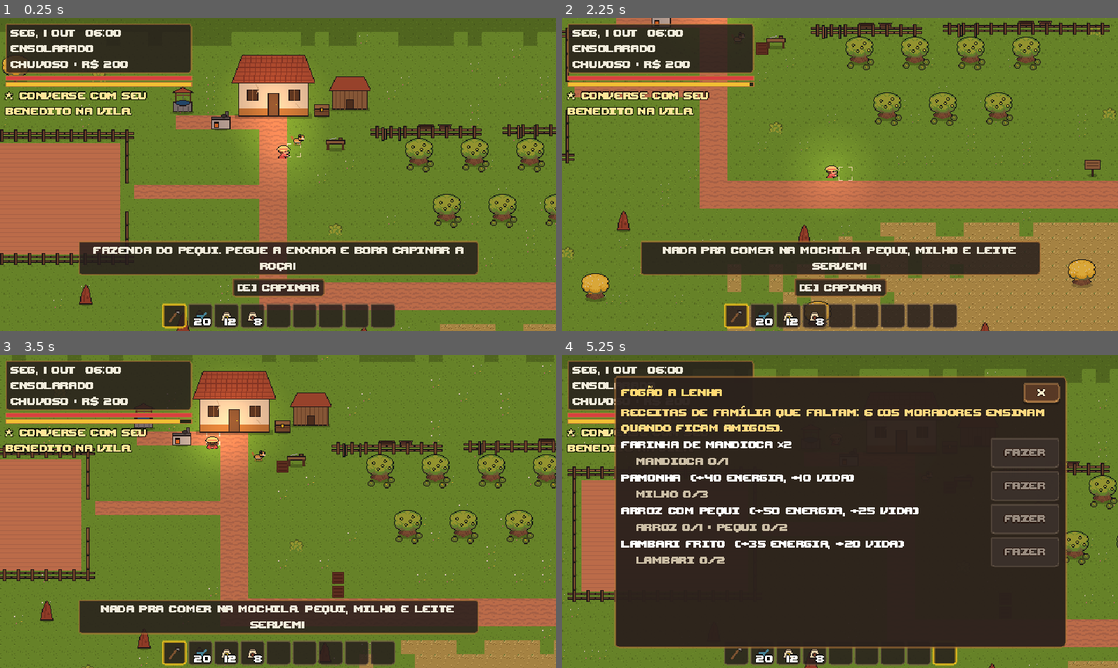
Above: before the commit, frames 1-4 (two rows, left to right).
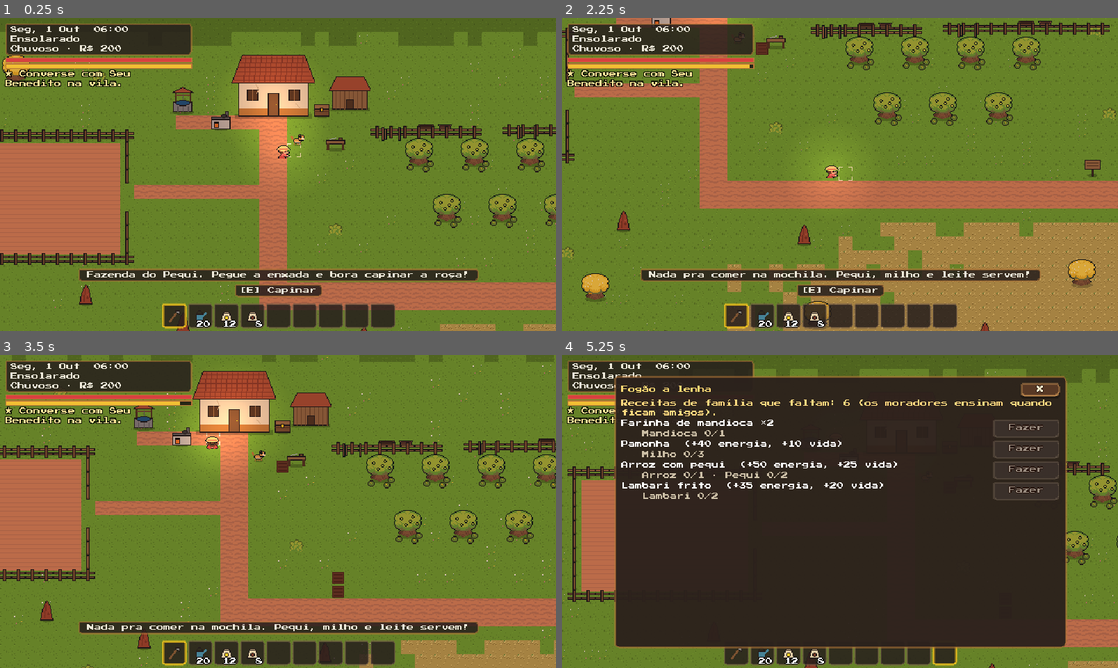
Above: after the commit, the same moments.

Repository: Carttocci/vale-do-pequi
Game: Godot game, scene res://tests/test_runner.tscn
Same seed, same stepped clock (60 frames per second), same inputs: the game is played once before the commit and once after it. This scene is started directly instead of the project's main scene.
Inputs (mouse positions are in pixels of both pictures, inside the frame that each line leads up to):
- Up to frame 1 (0.25 s): no input
- Up to frame 2 (2.25 s): tap Enter at 0.5 s; move the mouse to (962, 158) at 0.52 s; hold D (move_right) 0.53-1.25 s; hold F (attack) 0.53-1.25 s; click (962, 158) at 0.67 s; drag from (728, 190) to (834, 115) at 1.27 s; move the mouse to (895, 105) at 2.02 s; hold D (move_right) from 2.03 s (still down); hold Q (eat) from 2.03 s (still down)
- Up to frame 3 (3.5 s): release D (move_right) at 2.75 s; release Q (eat) at 2.75 s; drag from (250, 574) to (161, 364) at 2.77 s
- Up to frame 4 (5.25 s): move the mouse to (1006, 558) at 3.52 s; hold A (move_left) 3.53-4.25 s; hold Mouse wheel up (hotbar_prev) 3.53-4.25 s; tap M (map) at 4.15 s; drag from (673, 464) to (795, 442) at 4.27 s; move the mouse to (867, 511) at 5.02 s; hold S (move_down) from 5.03 s (still down); hold J (journal) from 5.03 s (still down); click (867, 511) at 5.17 s

The runs differ from the first frame. In frame 1, 14% of the frame differs, in the area x 0-87%, y 2-99%; in frame 2, 14%; in frame 3, 11%; in frame 4, 10%.

Commit message:
Press Start 2P no texto do jogo, Upheaval só no título; versão 1.4.7

Diff:
--- a/assets/ui/tema.tres
+++ b/assets/ui/tema.tres
@@ -1,6 +1,6 @@
 [gd_resource type="Theme" load_steps=8 format=3]
 
-[ext_resource type="FontFile" path="res://assets/fonts/Upheaval.ttf" id="1"]
+[ext_resource type="FontFile" path="res://assets/fonts/PressStart2P.ttf" id="1"]
 
 [sub_resource type="StyleBoxFlat" id="btn_normal"]
 content_margin_left = 10.0
@@ -90,7 +90,7 @@
 
 [resource]
 default_font = ExtResource("1")
-default_font_size = 20
+default_font_size = 8
 Button/colors/font_color = Color(0.98, 0.93, 0.8, 1)
 Button/colors/font_hover_color = Color(1, 0.86, 0.42, 1)
 Button/colors/font_pressed_color = Color(1, 0.86, 0.42, 1)
--- a/project.godot
+++ b/project.godot
@@ -7,7 +7,7 @@
 
 config/name="Vale do Pequi"
 config/description="Simulação de vida rural e Action RPG no Cerrado goiano."
-config/version="1.4.6"
+config/version="1.4.7"
 run/main_scene="res://scenes/title/title.tscn"
 config/features=PackedStringArray("4.3", "GL Compatibility")
 boot_splash/bg_color=Color(0.15, 0.12, 0.11, 1)
--- a/scripts/core/settings.gd
+++ b/scripts/core/settings.gd
@@ -27,6 +27,13 @@
 const DISPLAY_GRID := 20
 
 
+## Texto de destaque menor (botões do menu, nome do chefe, cabeçalho): a fonte
+## do jogo no dobro do tamanho (16), sempre nítida.
+func big_font(c: Control) -> void:
+    c.add_theme_font_override("font", preload("res://assets/fonts/PressStart2P.ttf"))
+    c.add_theme_font_size_override("font_size", 16)
+
+
 ## Põe a fonte de destaque num controle, no múltiplo de 20 mais perto de `size`.
 func display_font(c: Control, size: int = DISPLAY_GRID) -> void:
     c.add_theme_font_override("font", FONT_DISPLAY)
@@ -59,11 +66,11 @@
     c.add_theme_font_size_override("font_size", _grid_size(size))
 
 
-## A fonte do jogo (Upheaval) é de grade de 20 px: nítida em 20. O jogador pode
-## escolher menor nas Opções (TEXT_SIZES); abaixo de 20 as letras perdem pixel.
-## O que já era enorme (título) vai pra 40/60.
-const TEXT_SIZES := [10, 12, 14, 16, 18, 20]
-var text_size: int = 16
+## A fonte do texto (Press Start 2P) é de grade de 8 px: nítida em 8 e 16.
+## O jogador escolhe nas Opções (TEXT_SIZES). O que já era enorme vai pra 40/60.
+const TEXT_GRID := 8
+const TEXT_SIZES := [8, 16]
+var text_size: int = TEXT_GRID
 
 
 func _grid_size(size: int) -> int:
@@ -72,7 +79,7 @@
 
 ## Muda o tamanho de todo texto do jogo na hora (Opções → Letra).
 func set_text_size(v: int) -> void:
-    text_size = clampi(v, TEXT_SIZES[0], DISPLAY_GRID)
+    text_size = 16 if v >= 12 else TEXT_GRID
     _apply_text_size()
     save_settings()
 
@@ -132,7 +139,7 @@
         show_quest_hint = bool(cfg.get_value("jogo", "dica_missao", show_quest_hint))
         camera_zoom = clampf(float(cfg.get_value("jogo", "zoom", camera_zoom)), ZOOM_MIN, ZOOM_MAX)
         zoom_touched = bool(cfg.get_value("jogo", "zoom_mexido", false))
-        text_size = clampi(int(cfg.get_value("jogo", "letra", text_size)), TEXT_SIZES[0], DISPLAY_GRID)
+        text_size = 16 if int(cfg.get_value("jogo", "letra", text_size)) >= 12 and int(cfg.get_value("jogo", "letra_fonte", 0)) == 2 else TEXT_GRID
     var theme := ThemeDB.get_project_theme()
     if theme:
         theme.default_font_size = text_size
@@ -146,6 +153,7 @@
     cfg.set_value("jogo", "dica_missao", show_quest_hint)
     cfg.set_value("jogo", "zoom", camera_zoom)
     cfg.set_value("jogo", "letra", text_size)
+    cfg.set_value("jogo", "letra_fonte", 2)  # 2 = Press Start 2P (tamanhos antigos da Upheaval não valem)
     cfg.set_value("jogo", "zoom_mexido", zoom_touched)
     cfg.save(path)
 
@@ -191,6 +199,7 @@
         fonts.append(theme.default_font)
     fonts.append(ThemeDB.fallback_font)
     fonts.append(FONT_DISPLAY)
+    fonts.append(preload("res://assets/fonts/PressStart2P.ttf"))
     for f in fonts:
         if f and not FONT_SYMBOLS in f.fallbacks:
             var list := f.fallbacks.duplicate()
--- a/scripts/interface/hud.gd
+++ b/scripts/interface/hud.gd
@@ -222,7 +222,7 @@
     $Root.add_child(boss_box)
     boss_name = Label.new()
     boss_name.horizontal_alignment = HORIZONTAL_ALIGNMENT_CENTER
-    Settings.display_font(boss_name)
+    Settings.big_font(boss_name)
     boss_name.add_theme_color_override("font_color", Color(0.85, 0.75, 1))
     boss_name.add_theme_color_override("font_outline_color", Color(0.08, 0.06, 0.1))
     boss_name.add_theme_constant_override("outline_size", 3)
--- a/scripts/interface/item_slot.gd
+++ b/scripts/interface/item_slot.gd
@@ -37,6 +37,8 @@
     _count.offset_right = -2
     _count.horizontal_alignment = HORIZONTAL_ALIGNMENT_RIGHT
     _count.vertical_alignment = VERTICAL_ALIGNMENT_BOTTOM
+    # número do slot fica sempre no 8 (mesmo com letra grande), senão não cabe
+    _count.add_theme_font_override("font", preload("res://assets/fonts/PressStart2P.ttf"))
     _count.add_theme_font_size_override("font_size", 8)
     _count.add_theme_color_override("font_outline_color", Color.BLACK)
     _count.add_theme_constant_override("outline_size", 2)
--- a/scripts/interface/map_ui.gd
+++ b/scripts/interface/map_ui.gd
@@ -117,7 +117,7 @@
         var q := world_to_map(ex.global_position - _level.global_position)
         _marks.draw_rect(Rect2(q - Vector2(3, 3), Vector2(6, 6)), Color(1, 0.85, 0.3))
         var label: String = WORLD.get(ex.target_region, {}).get("name", String(ex.target_region))
-        _marks.draw_string(font, q + Vector2(5, 7), "→ " + label, HORIZONTAL_ALIGNMENT_LEFT, -1, 20, Color(1, 0.92, 0.6))
+        _marks.draw_string(font, q + Vector2(5, 4), "→ " + label, HORIZONTAL_ALIGNMENT_LEFT, -1, Settings.text_size, Color(1, 0.92, 0.6))
     # moradores (com missão: "!")
     for n in get_tree().get_nodes_in_group("npc"):
         var npc := n as Node2D
@@ -126,7 +126,7 @@
         var q := world_to_map(npc.global_position - _level.global_position)
         _marks.draw_circle(q, 2.5, Color(0.55, 0.8, 1))
         if npc.has_method("has_quest_hint") and npc.has_quest_hint():
-            _marks.draw_string(font, q + Vector2(-3, -3), "!", HORIZONTAL_ALIGNMENT_LEFT, -1, 20, Color(1, 0.9, 0.2))
+            _marks.draw_string(font, q + Vector2(-3, -3), "!", HORIZONTAL_ALIGNMENT_LEFT, -1, Settings.text_size, Color(1, 0.9, 0.2))
     # criação
     var ranch := get_tree().get_first_node_in_group("ranch") as Ranch
     if ranch and _level.is_ancestor_of(ranch):
@@ -157,8 +157,8 @@
         var known := _known(id)
         var col := Color(0.95, 0.4, 0.3) if id == here else (Color(0.85, 0.78, 0.6) if known else Color(0.4, 0.36, 0.32))
         _world.draw_rect(Rect2(p - Vector2(5, 5), Vector2(10, 10)), col)
-        _world.draw_string(font, p + Vector2(-45, 24), WORLD[id].name if known else "???",
-            HORIZONTAL_ALIGNMENT_CENTER, 90, 20, col)
+        _world.draw_string(font, p + Vector2(-45, 18), WORLD[id].name if known else "???",
+            HORIZONTAL_ALIGNMENT_CENTER, 90, Settings.text_size, col)
 
 
 func _known(id: StringName) -> bool:
@@ -213,7 +213,7 @@
     h.add_child(right)
     var wt := Label.new()
     wt.text = "Vale do Pequi"
-    Settings.display_font(wt)
+    Settings.big_font(wt)
     right.add_child(wt)
     _world = Control.new()
     _world.custom_minimum_size = Vector2(270, 180)
--- a/scripts/interface/options_panel.gd
+++ b/scripts/interface/options_panel.gd
@@ -9,7 +9,7 @@
 var sfx_slider: HSlider
 var hint_check: CheckButton
 var zoom_slider: HSlider
-## Tamanho da letra: 10 a 20 (20 = nítida; menor perde pixel).
+## Tamanho da letra: 8 (normal) ou 16 (grande). Os dois nítidos.
 var text_slider: HSlider
 
 
--- a/scripts/interface/title_screen.gd
+++ b/scripts/interface/title_screen.gd
@@ -100,8 +100,8 @@
 func _button(text: String, cb: Callable) -> Button:
     var b := Button.new()
     b.text = text
-    Settings.display_font(b)
-    b.custom_minimum_size = Vector2(180, 30)
+    Settings.big_font(b)
+    b.custom_minimum_size = Vector2(200, 30)
     b.pressed.connect(func() -> void:
         Audio.play(&"clique", 0.0)
         cb.call())
@@ -136,7 +136,7 @@
     credits.set_anchors_preset(Control.PRESET_BOTTOM_LEFT)
     credits.position = Vector2(10, -110)
     var l := Label.new()
-    l.text = "Vale do Pequi — um jogo de Carttocci\nFeito co …(61 unchanged characters)…  (CC0),\nrepintada para o Cerrado. Fonte Upheaval (Brian Kent, Ænigma Fonts, freeware).\nO resto da arte e os sons  …(127 unchanged characters)…
+    l.text = "Vale do Pequi — um jogo de Carttocci\nFeito co …(61 unchanged characters)…  (CC0),\nrepintada para o Cerrado. Fontes Press Start 2P (CodeMan38, OFL) e Upheaval no título (Brian Kent, freeware).\nO resto da arte e os sons  …(127 unchanged characters)…
     l.add_theme_font_size_override("font_size", 9)
     credits.add_child(l)
     credits.hide()
--- a/tests/test_runner.gd
+++ b/tests/test_runner.gd
@@ -2923,7 +2923,7 @@
 func _test_font_symbols() -> void:
     print("[fonte: símbolos e caixa do relógio]")
     var missing := ""
-    for ch in ["★", "♥", "♡", "→", "↑", "✓", "♪", "◆", "✦", "ã", "ç", "é"]:
+    for ch in ["★", "♥", "♡", "→", "↑", "✓", "♪", "◆", "✦", "●", "■", "□", "ã", "ç", "é"]:
         if not Settings.has_glyph(ch):
             missing += ch
     check(missing == "", "todos os símbolos do jogo têm desenho (sem quadradinho) " + missing)
@@ -3207,9 +3207,9 @@
 func _test_text_size() -> void:
     print("[tamanho da letra nas Opções]")
     var hud := _main.get_node("HUD")
-    Settings.set_text_size(12)
-    await frames(2)
-    check(hud.day_label.label_settings.font_size == 12 and ThemeDB.get_project_theme().default_font_size == 12, "letra 12 no jogo todo")
-    Settings.set_text_size(99)
-    check(Settings.text_size == 20, "no máximo 20 (nítida)")
     Settings.set_text_size(16)
+    await frames(2)
+    check(hud.day_label.label_settings.font_size == 16 and ThemeDB.get_project_theme().default_font_size == 16, "letra grande (16) no jogo todo")
+    Settings.set_text_size(10)
+    check(Settings.text_size == 8, "tamanho fora da grade cai no 8 (nítido)")
+    Settings.set_text_size(8)
--- a/tools/captura/captura_letras.gd
+++ b/tools/captura/captura_letras.gd
@@ -18,11 +18,11 @@
     player.camera.reset_smoothing()
     EventBus.show_message("Vila de Santa Pequiria", 30.0)
     EventBus.dialogue_requested.emit("Helena", PackedStringArray(["Opa! Você que é da família lá da Fazenda do Pequi? A vila inteira tá comentando."]), PackedStringArray(), Callable())
-    for s in [10, 12, 14, 16, 20]:
+    for s in [8, 16]:
         Settings.set_text_size(s)
         await _frames(10)
         get_viewport().get_texture().get_image().save_png("user://capturas/letra_%d.png" % s)
-    Settings.set_text_size(20)
+    Settings.set_text_size(8)
     get_tree().quit()
 
 
Not shown, added: assets/fonts/OFL-PressStart2P.txt
Binary file added: assets/fonts/PressStart2P.ttf
Not shown, added: assets/fonts/PressStart2P.ttf.import
Binary file changed: assets/fonts/Simbolos.ttf
Not shown, changed: assets/fonts/LEIA-ME.md
Not shown, changed: documentation/changelog.md
